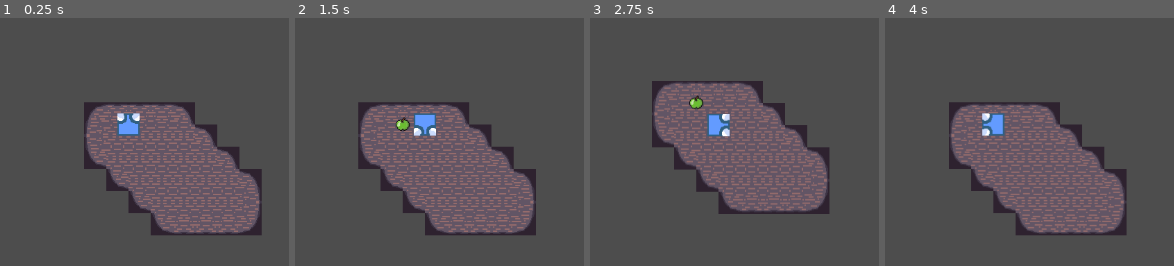
Above: before the commit, frames 1-4 (left to right).
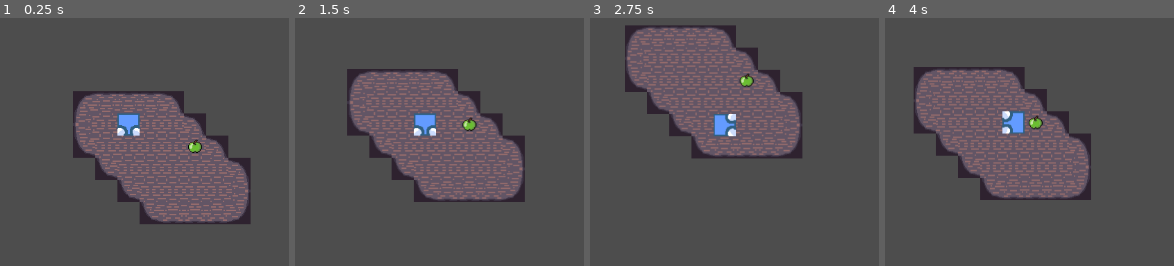
Above: after the commit, the same moments.

Repository: hczaja/snake-godot
Game: Godot game, scene res://game.tscn
The game is run twice, just before and just after one commit, with the same random seed, the same clock (stepped at 60 frames per second) and the same inputs.
Inputs:
- Up to frame 1 (0.25 s): no input
- Up to frame 2 (1.5 s): tap Enter at 0.5 s; hold Right (move_right) 0.53-1.28 s; hold Down (move_down) from 1.28 s (still down)
- Up to frame 3 (2.75 s): release Down (move_down) at 2.03 s; hold Right (move_right) from 2.03 s (still down)
- Up to frame 4 (4 s): release Right (move_right) at 2.78 s; hold Up (move_up) 2.78-3.53 s; hold Left (move_left) from 3.53 s (still down)

The runs differ from the first frame. In frame 1, 14% of the frame differs, in the area x 25-91%, y 29-88%; in frame 2, 16%; in frame 3, 20%, in the area x 12-83%, y 2-80%; in frame 4, 17%.

Commit message:
minor update

Diff:
--- a/game.tscn
+++ b/game.tscn
@@ -9,8 +9,10 @@
 [node name="Map" parent="." instance=ExtResource("1_72t5y")]
 
 [node name="Apple" parent="." instance=ExtResource("2_rtea0")]
+position = Vector2(112, 48)
 
 [node name="Snake" parent="." instance=ExtResource("3_btv8v")]
+position = Vector2(16, 16)
 
 [node name="Camera2D" type="Camera2D" parent="Snake"]
 scale = Vector2(0.5, 0.5)
--- a/player/snake.gd
+++ b/player/snake.gd
@@ -2,14 +2,16 @@
 signal hit
 
 @export var size = 32
-@export var speed = 128
+@export var speed = 0.5
+
 var direction = Vector2.DOWN
 
-# Called when the node enters the scene tree for the first time.
 func _ready():
-	$Timer.start(1.0)
+	$Timer.start(speed)
 
-# Called every frame. 'delta' is the elapsed time since the previous frame.
+	direction = Vector2.DOWN
+	$Sprite2D.rotation = deg_to_rad(180)
+
 func _process(delta):
 
 	if Input.is_action_pressed("move_left"):
